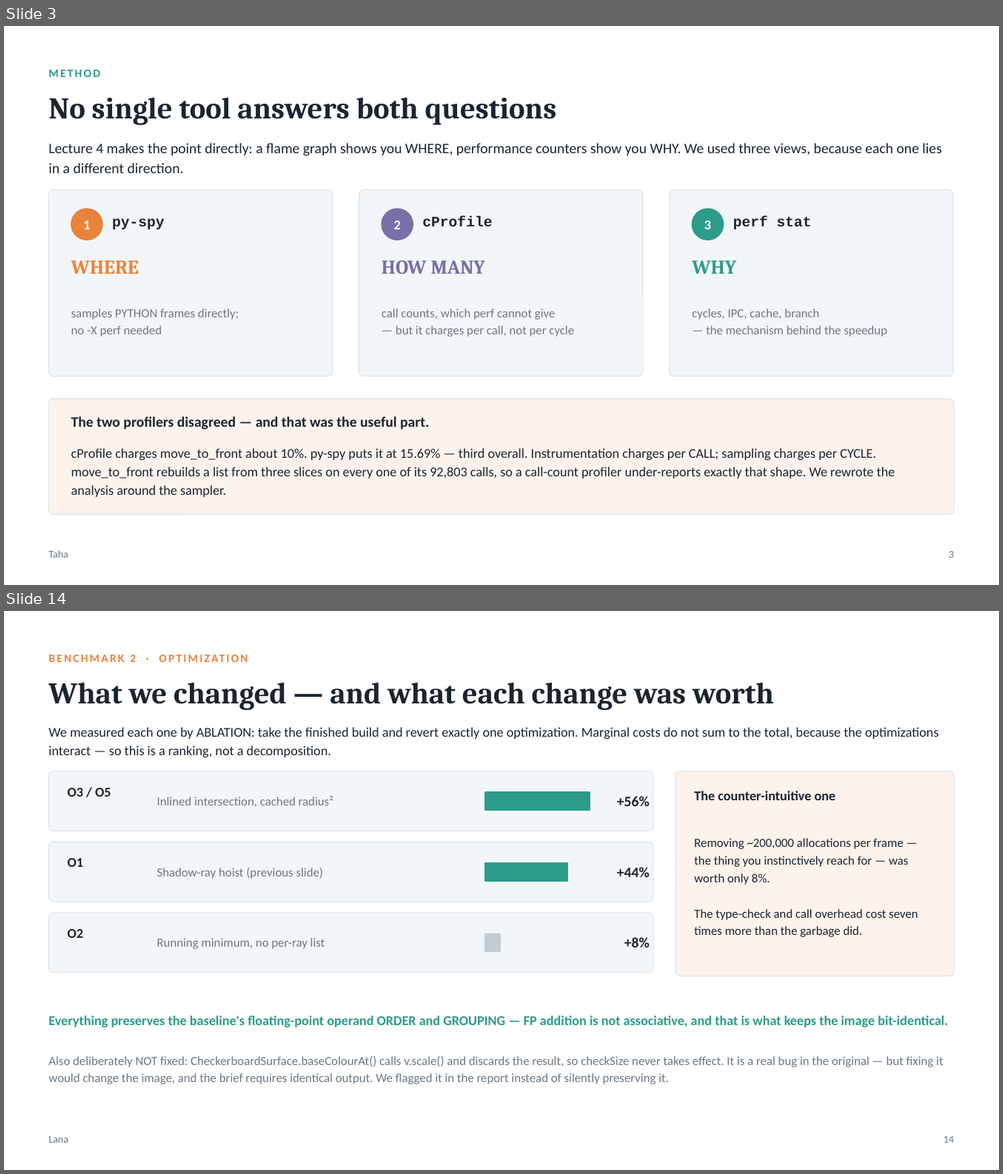
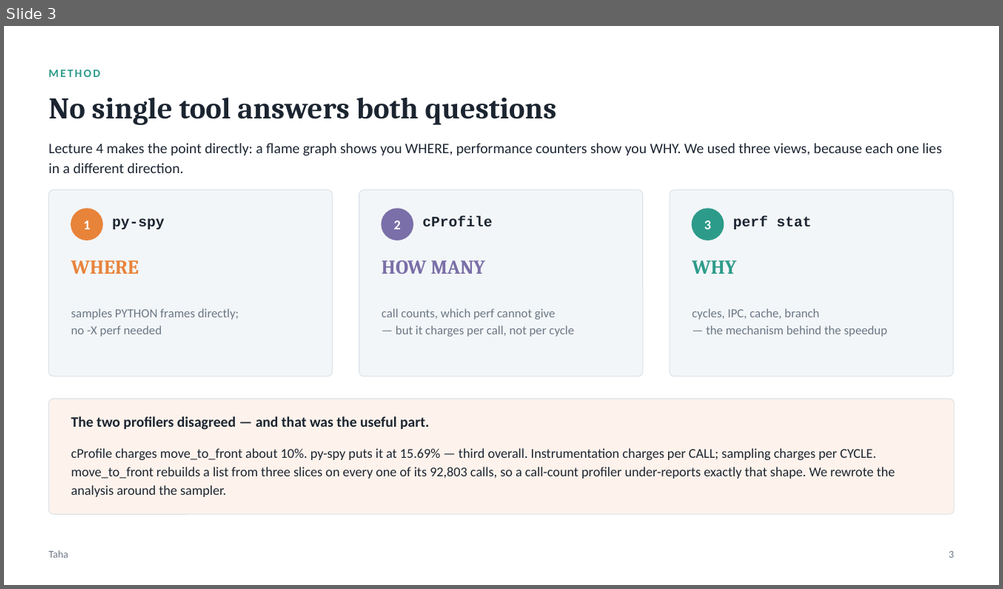
Before and after one commit to taha-tahaa/hwsw-codesign-project, a slide deck: presentation/HWSW_CoDesign_Final_Taha_Lana.pptx. Shown one above the other, each under a label of ours: slides 3 and 14 before the commit, slide 3 after it; the slides between them are not shown. The pictures are 1003x1174 and 1003x589 pixels, drawn with LibreOffice and Linux fonts; fonts in the diff are those of the drawing. Boxes give left, top, right and bottom in pixels: in the first picture for what was removed or moved away, otherwise in the second. Text is boxed around its words. In the diff, an @@ line names an element or a change of style, - is before the commit and + after.

```diff
--- a/presentation/HWSW_CoDesign_Final_Taha_Lana.pptx
+++ b/presentation/HWSW_CoDesign_Final_Taha_Lana.pptx
@@ slide 14 removed at bbox=[4, 611, 999, 1170], background #FFFFFF @@
@@ text removed at bbox=[130, 655, 136, 662] @@
-BENCHMARK 2 · OPTIMIZATION
@@ text removed at bbox=[48, 682, 774, 710] @@
-What we changed — and what each change was worth
@@ text removed at bbox=[48, 727, 939, 758] @@
-We measured each one by ABLATION: take the finished build and revert exactly one optimization. Marginal costs do not sum to the total, because the optimizations interact — so this is a ranking, not a decomposition.
@@ rounded rectangle removed at bbox=[48, 772, 653, 831] @@
@@ text removed at bbox=[68, 788, 111, 797] @@
-O3 / O5
@@ rounded rectangle removed at bbox=[675, 772, 954, 977] @@
@@ text removed at bbox=[157, 796, 333, 807] @@
-Inlined intersection, cached radius²
@@ rectangle removed at bbox=[485, 792, 589, 810] @@
@@ text removed at bbox=[617, 796, 649, 806] @@
-+56%
@@ text removed at bbox=[694, 791, 836, 800] @@
-The counter-intuitive one
@@ rounded rectangle removed at bbox=[48, 843, 653, 902] @@
@@ text removed at bbox=[694, 838, 917, 937] @@
-Removing ~200,000 allocations per frame — the thing you instinctively reach for — was worth only 8%.
-The type-check and call overhead cost seven times more than the garbage did.
@@ text removed at bbox=[68, 858, 83, 867] @@
-O1
@@ text removed at bbox=[157, 868, 323, 879] @@
-Shadow-ray hoist (previous slide)
@@ rectangle removed at bbox=[485, 863, 567, 881] @@
@@ text removed at bbox=[617, 867, 649, 877] @@
-+44%
@@ rounded rectangle removed at bbox=[48, 913, 653, 973] @@
@@ text removed at bbox=[68, 929, 83, 938] @@
-O2
@@ text removed at bbox=[157, 938, 325, 949] @@
-Running minimum, no per-ray list
@@ rectangle removed at bbox=[485, 934, 500, 952] @@
@@ text removed at bbox=[624, 937, 649, 948] @@
-+8%
@@ text removed at bbox=[48, 1016, 948, 1028] @@
-Everything preserves the baseline's floating-point operand ORDER and GROUPING — FP addition is not associative, and that is what keeps the image bit-identical.
@@ text removed at bbox=[48, 1056, 942, 1085] @@
-Also deliberately NOT fixed: CheckerboardSurface.baseColourAt() calls v.scale() and discards the result, so checkSize never takes effect. It is a real bug in the original — but fixing it would change the image, and the brief requires identical output. We flagged it in the report instead of silently preserving it.
@@ text removed at bbox=[48, 1136, 68, 1143] @@
-Lana
@@ text removed at bbox=[943, 1136, 953, 1143] @@
-14
```
Also in this commit, not shown: 21 slides changed, 2 slides added, 3 other slides removed, 2 other files.
